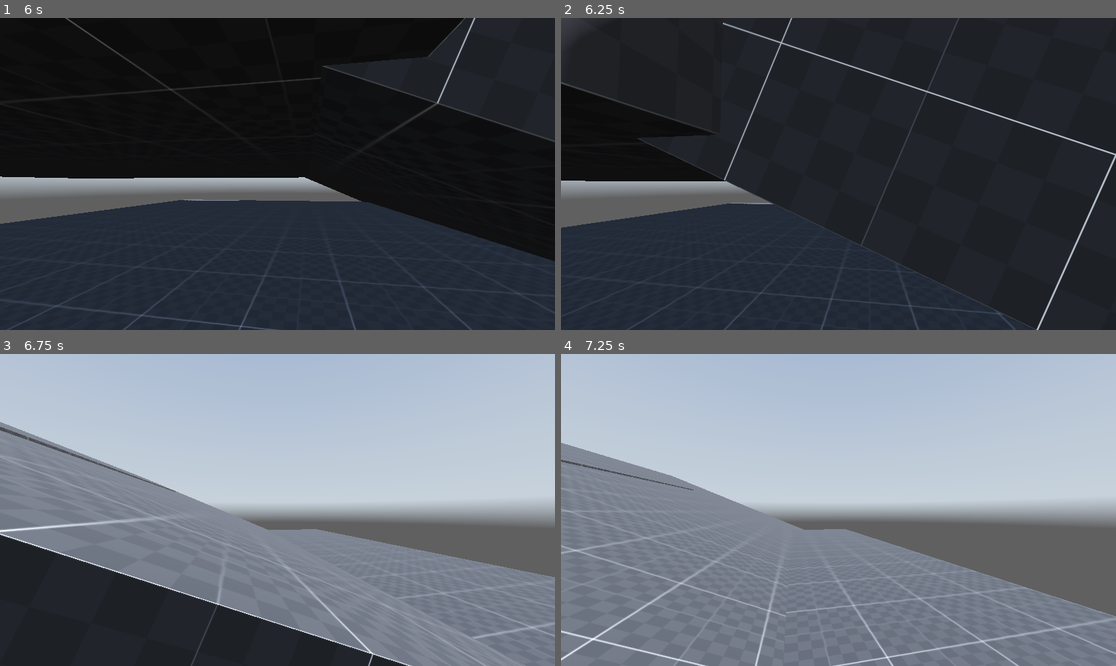
Above: before the commit, frames 1-4 (two rows, left to right).
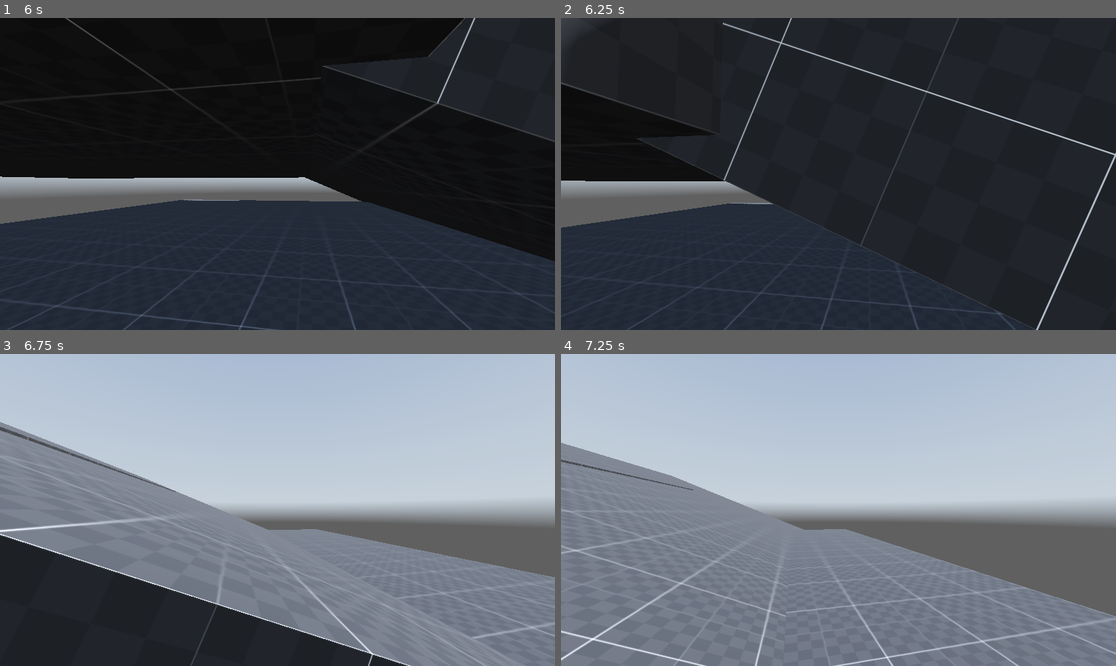
Above: after the commit, the same moments.

Repository: elmoradoo/Reflection
Game: Godot game, scene res://scenes/world.tscn
Same seed, same stepped clock (60 frames per second), same inputs: the game is played once before the commit and once after it. A sky picture missing from this copy of the repository is replaced by a grey-blue gradient.
Inputs (mouse positions are in pixels of both pictures, inside the frame that each line leads up to):
- Up to frame 1 (6 s): tap Enter at 0.5 s; move the mouse to (305, 174) at 0.52 s; hold Ctrl (crouch) 0.53-1.28 s; hold W (forward) 0.53-5.78 s; tap Space (jump) at 0.77, 1.52, 3.02, 3.77, 4.52 s; move the mouse to (249, 174) at 1.27 s; tap Shift (sprint) every 1.5 s from 1.35 to 5.85 s; move the mouse to (288, 167) at 2.02 s; hold Ctrl (crouch) 2.03-2.78 s; move the mouse to (271, 180) at 2.77 s; move the mouse to (316, 177) at 3.52 s; hold Ctrl (crouch) 3.53-4.28 s; move the mouse to (233, 170) at 4.27 s; move the mouse to (283, 174) at 5.02 s; hold Ctrl (crouch) 5.03-5.78 s; move the mouse to (255, 167) at 5.77 s; hold D (right) from 5.78 s (still down)
- Up to frame 2 (6.25 s): keep holding D (right); tap Space (jump) at 6.02 s
- Up to frame 3 (6.75 s): move the mouse to (305, 510) at 6.52 s; release D (right) at 6.53 s; hold W (forward) from 6.53 s (still down); hold Ctrl (crouch) from 6.53 s (still down)
- Up to frame 4 (7.25 s): keep holding W (forward); keep holding Ctrl (crouch); tap Space (jump) at 6.77 s

Frame 1 is identical in both runs. In frame 2, 0.6% of the frame differs, in the area x 2-100%, y 0-100%; in frame 3, 0.1%; in frame 4, less than 0.1%.

Commit message:
add ledgegraging with infinite wallclimb

Diff:
--- a/scenes/world.tscn
+++ b/scenes/world.tscn
@@ -60,8 +60,20 @@
 size = Vector3(20, 1, 20)
 material = SubResource("StandardMaterial3D_lcn1r")
 
+[node name="CSGBox3D10" type="CSGBox3D" parent="stage"]
+transform = Transform3D(-2.19642e-08, 0.500273, 0, -0.502482, -2.18676e-08, 0, 0, 0, 0.150082, -31.2471, 4.77527, 7.03945)
+use_collision = true
+size = Vector3(20, 1, 20)
+material = SubResource("StandardMaterial3D_lcn1r")
+
 [node name="CSGBox3D6" type="CSGBox3D" parent="stage"]
 transform = Transform3D(0.200109, 0, 0, 8.88178e-16, 0.500273, 0, 0, 0, 0.150082, -12.2484, 3.38717, 7.03945)
+use_collision = true
+size = Vector3(20, 1, 20)
+material = SubResource("StandardMaterial3D_lcn1r")
+
+[node name="CSGBox3D11" type="CSGBox3D" parent="stage"]
+transform = Transform3D(0.200109, 0, 0, 8.88178e-16, 0.500273, 0, 0, 0, 0.150082, -33.0766, 9.52019, 7.03945)
 use_collision = true
 size = Vector3(20, 1, 20)
 material = SubResource("StandardMaterial3D_lcn1r")
--- a/scripts/player/states/ledgegrab.gd
+++ b/scripts/player/states/ledgegrab.gd
@@ -3,6 +3,9 @@
 var player: playerData
 var enums = preload("res://scripts/player/enums.gd")
 var old_vel: Vector3 = Vector3.ZERO
+
+var is_climbvaulting_over = false
+var is_climbvaulting = false
 
 func init(obj):
 	player = obj
@@ -11,20 +14,28 @@
 	return enums.player_states.LedgeGrab
 
 func enter():
-	pass
+	if player.velocity.length() >= 5:
+		is_climbvaulting = true
 
 func exit():
-	pass
+	is_climbvaulting_over = false
 
 func update():
 	super.update_event(player)
+	if player.rc_feets.get_node("front").is_colliding():
+		player.velocity.y += 0.1
+	else:
+		var target_velocity = (player.transform.basis * Vector3(player.input_dir.x, 0, player.input_dir.y)).normalized() * 3
+		player.velocity = target_velocity
+		is_climbvaulting_over = true
 
 func get_next_state():
-	if player.myself.is_on_floor() and player.velocity.length() >= 2:
-		return enums.player_states.Sprinting
-	elif player.myself.is_on_floor():
-		return enums.player_states.Idle
-	elif player.velocity.y >= 6 and not player.rc_feets.get_node("front").is_colliding():
+	if player.myself.is_on_floor():
+		if player.velocity.length() >= 2:
+			return enums.player_states.Sprinting
+		else:
+			return enums.player_states.Idle
+#	else:
+	if is_climbvaulting_over:
 		return enums.player_states.AirTime
-	else:
-		return enums.player_states.LedgeGrab
+	return enums.player_states.LedgeGrab
